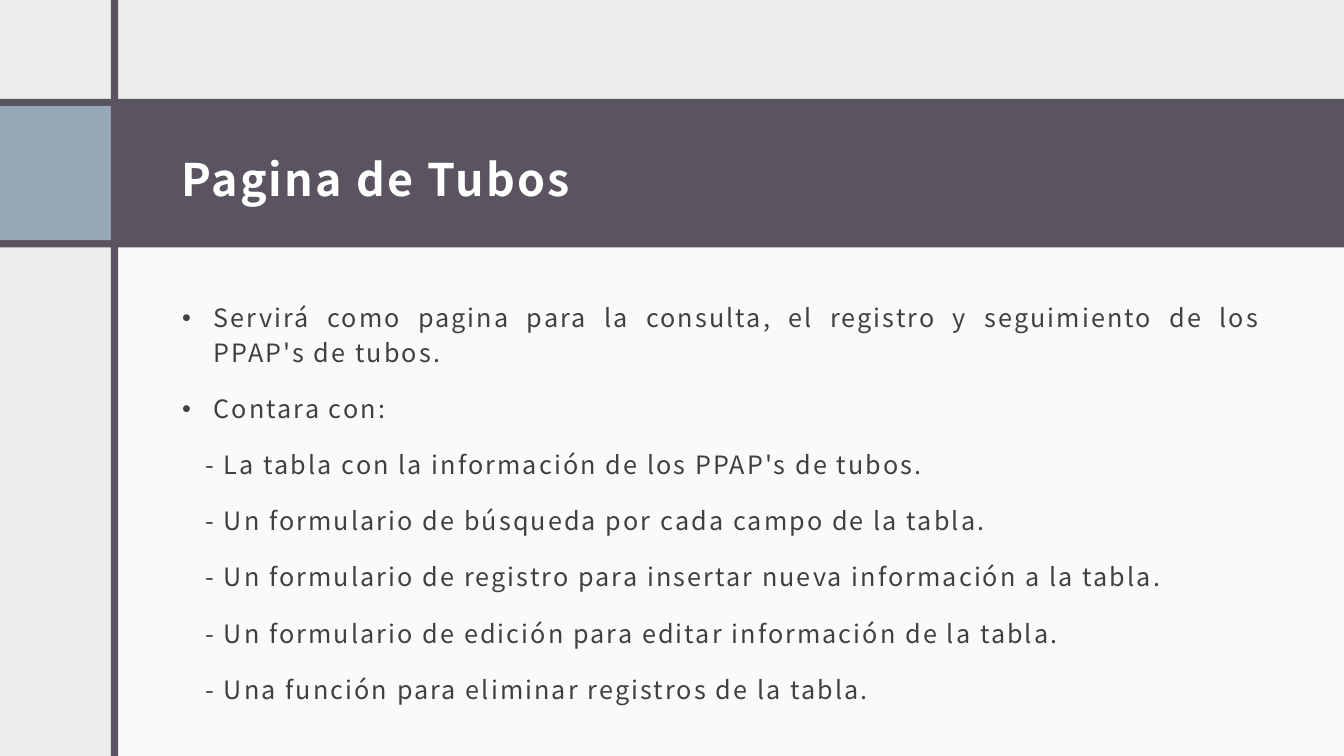
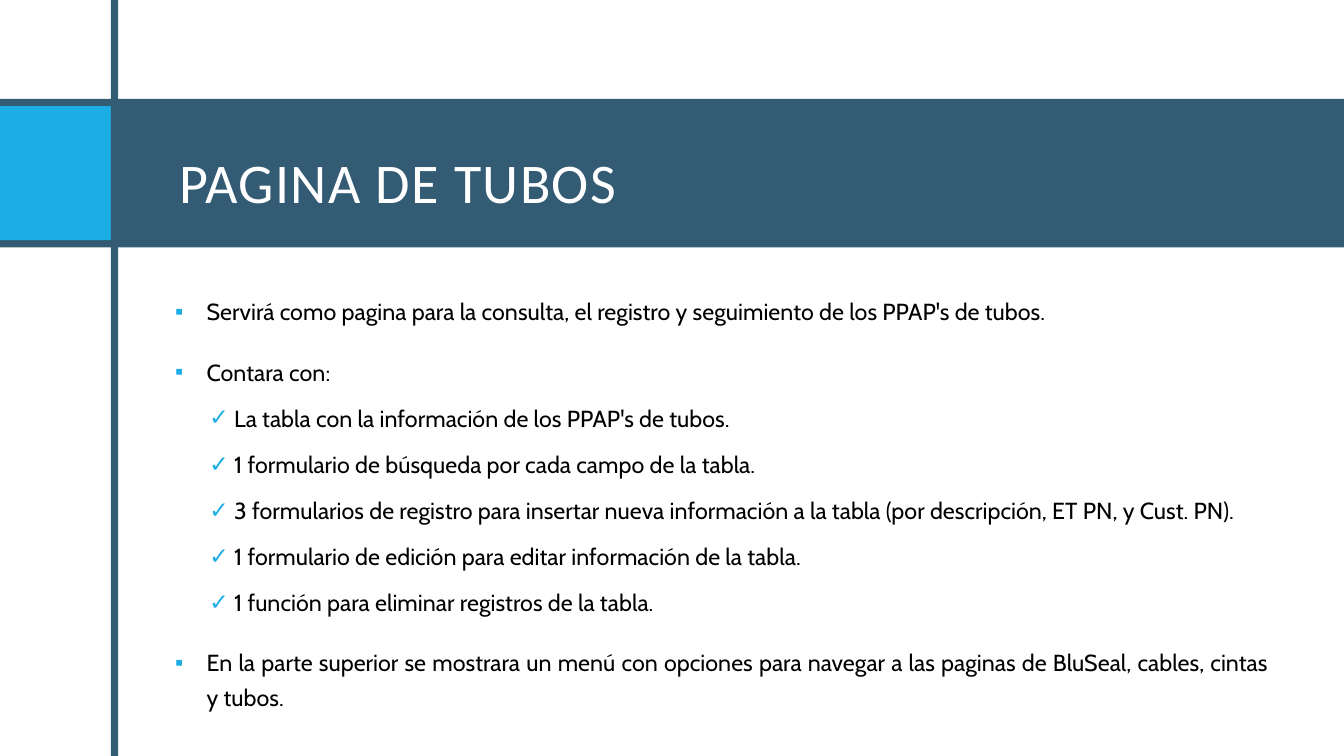
Before and after one commit to Santiago-004/proyecto, a slide deck: slide 41 of Proyecto.pptx (slide 34 before the commit). Drawn at 1344x756 pixels with LibreOffice and Linux fonts; fonts in the diff are those of the drawing. Boxes give left, top, right and bottom in pixels: in the first picture for what was removed or moved away, otherwise in the second. Text is boxed around its words. In the diff, an @@ line names an element or a change of style, - is before the commit and + after.

```diff
--- a/Proyecto.pptx
+++ b/Proyecto.pptx
@@ background #EBEDEB to #FFFFFF @@
@@ rectangle removed at box(0, 0, 1344, 756) @@
@@ rectangle at box(111, 1, 118, 756): fill #595460 to #335B74 @@
@@ rectangle removed at box(513, 1, 520, 756) @@
@@ rectangle removed at box(520, 0, 1344, 756) @@
@@ rectangle at box(0, 99, 1344, 247): fill #595460 to #335B74 @@
@@ rectangle at box(0, 106, 111, 240): fill #97A7B8 to #1CADE4 @@
@@ title at box(179, 166, 616, 204): text changed; size 32 to 40 pt; font Noto Sans CJK JP to Calibri; bold off @@
-Pagina de Tubos
+PAGINA DE TUBOS
@@ text at box(207, 302, 1045, 382): size 18 to 16.6 pt, font Noto Sans CJK JP to Cabin, text colour #404040 to #000000, letter spacing 1.5 to 0 pt in "Servirá como pagina para la consulta, el ...", "Contara con:"; bullet • to ▪; line spacing 1.15 to 1.25; more space between paragraphs @@
@@ text at box(207, 409, 1267, 712): text changed; size 18 to 16.6 pt; font Noto Sans CJK JP to Cabin; text colour #404040 to #000000 @@
-- La tabla con la información de los PPAP's de tubos.
-- Un formulario de búsqueda por cada campo de la tabla.
-- Un formulario de registro para insertar nueva información a la tabla.
-- Un formulario de edición para editar información de la tabla.
-- Una función para eliminar registros de la tabla.
+    ✓ La tabla con la información de los PPAP's de tubos.
+    ✓ 1 formulario de búsqueda por cada campo de la tabla.
+    ✓ 3 formularios de registro para insertar nueva información a la tabla (por descripción, ET PN, y Cust. PN).
+    ✓ 1 formulario de edición para editar información de la tabla.
+    ✓ 1 función para eliminar registros de la tabla.
+▪ En la parte superior se mostrara un menú con opciones para navegar a las paginas de BluSeal, cables, cintas y tubos.
```
Also in this commit, not shown: 31 other slides changed, 11 slides added, 2 slides removed, 2 other files.
